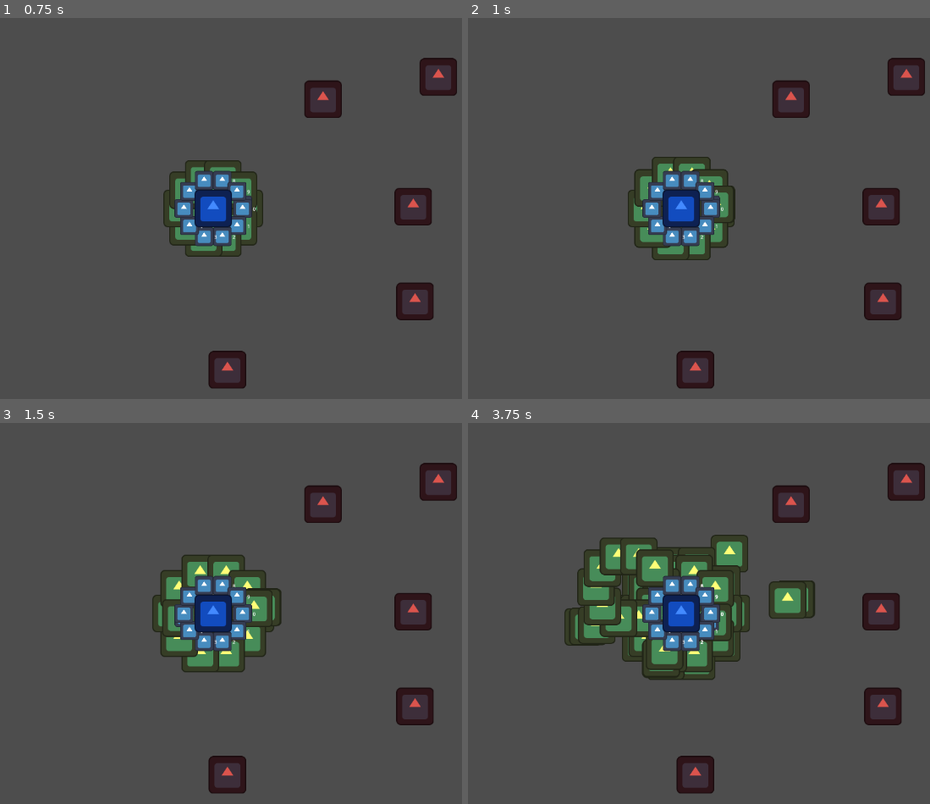
Above: before the commit, frames 1-4 (two rows, left to right).
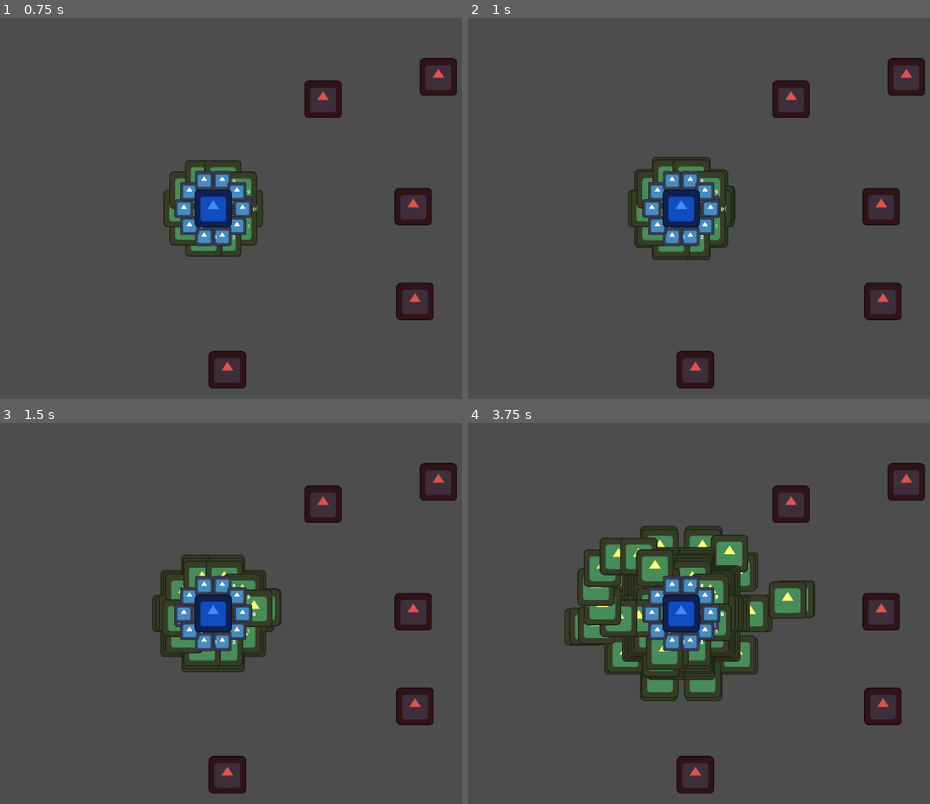
Above: after the commit, the same moments.

Repository: rodeyfeld/modular_abilities
Game: Godot game, scene res://world.tscn
Same seed, same stepped clock (60 frames per second), same inputs: the game is played once before the commit and once after it. The engine's default icon, where the game draws it, is replaced by a stand-in: a white triangle on a blue panel in a dark square.
Inputs (mouse positions are in pixels of both pictures, inside the frame that each line leads up to):
- Up to frame 1 (0.75 s): tap Enter (ui_accept) at 0.5 s; move the mouse to (360, 189) at 0.52 s; tap C (test1) at 0.6 s
- Up to frame 2 (1 s): tap Enter (ui_accept) at 0.77 s; tap V (test2) at 0.8 s
- Up to frame 3 (1.5 s): tap Enter (ui_accept) at 1.07 s; move the mouse to (78, 632) at 1.27 s; tap V (test2) at 1.35 s
- Up to frame 4 (3.75 s): tap Enter (ui_accept) at 1.52, 1.55, 1.82, 2.1, 3.02, 3.32 s; move the mouse to (749, 529) at 2.02 s; tap C (test1) at 2.3, 2.85 s; move the mouse to (648, 689) at 2.77 s; tap V (test2) at 3.05, 3.6 s; move the mouse to (883, 670) at 3.52 s

Frame 1 is identical in both runs. In frame 2, 0.6% of the frame differs, in the area x 35-57%, y 38-62%; in frame 3, 1.2%; in frame 4, 4.4%, in the area x 29-66%, y 26-74%.

Commit message:
thinker work

Diff:
--- a/ability/ability.gd
+++ b/ability/ability.gd
@@ -56,7 +56,7 @@
 	# Otherwise, proceed to events contained in ON_SPELL_START
 	else:
 		on_spell_start()
-	emit_signal("ability_executed")
+
 
 func perform_actions(event_type:DataDrivenAbilitySingleton.event_types):
 	# Takes an event_type enum. This is used to get the arrry of AbilityEventData
@@ -77,7 +77,7 @@
 		elif action.data.target_type == DataDrivenAbilitySingleton.target_type.NEAREST_ENEMY:
 			if len(target_unit.get_nearby_targets()) > 0:
 				action.execute_all(self, target_unit.get_nearby_targets()[0], target_unit.get_nearby_targets()[0].position)
-
+	emit_signal("ability_executed")
 # EVENT REGISTER: ON_SPELL_START
 func on_spell_start():
 	# Start the cooldown for this ability
--- a/ability/action/base_action.gd
+++ b/ability/action/base_action.gd
@@ -11,9 +11,11 @@
 
 func execute_all(_caster_ability:Ability, _target:Actor, _target_point:Vector2):
 	for num in range(self.data.attribute_fields.attribute_field_fire_data.num_execution):
+		print("exec_num: ", num)
 		action_execution_num_timer.start(self.data.attribute_fields.attribute_field_fire_data.time_between_execution)
 		self.execute(_caster_ability, _target, _target_point)
 		await action_execution_num_timer.timeout
+		print("hit timeout")
 
 func execute(_caster_ability:Ability, _target:Actor, _target_point:Vector2):
 	pass
--- a/ability/custom_abilities/fyreball.tres
+++ b/ability/custom_abilities/fyreball.tres
@@ -47,37 +47,6 @@
 repeat_event_num = 0
 time_between_event_repeat = 0
 
-[sub_resource type="Resource" id="Resource_gx1qh"]
-script = ExtResource("2_l1u32")
-attribute_field_fire_mode_type = 0
-angle_between_shots = 0.0
-time_between_execution = 0.0
-num_execution = 1.0
-num_to_fire_per_execution = 1.0
-timeout = 3.0
-
-[sub_resource type="Resource" id="Resource_in5v7"]
-script = ExtResource("2_meivv")
-amount = 0.0
-speed = 0.0
-attribute_field_fire_data = SubResource("Resource_gx1qh")
-
-[sub_resource type="Resource" id="Resource_teqa4"]
-script = ExtResource("3_3tvx4")
-attribute_fields = SubResource("Resource_in5v7")
-trigger_abilities = Array[ExtResource("1_s4i4v")]([ExtResource("5_u15cv")])
-action_type = 4
-target_type = 2
-to_be_removed = false
-
-[sub_resource type="Resource" id="Resource_gsgxm"]
-script = ExtResource("4_k5cua")
-event_type = 3
-actions = Array[ExtResource("3_3tvx4")]([SubResource("Resource_teqa4")])
-modifiers = Array[Resource("res://ability/ability_modifier_data.gd")]([])
-repeat_event_num = 0
-time_between_event_repeat = 0
-
 [sub_resource type="Resource" id="Resource_kyxyc"]
 script = ExtResource("2_l1u32")
 attribute_field_fire_mode_type = 0
@@ -112,4 +81,4 @@
 [resource]
 script = ExtResource("1_s4i4v")
 ability_data = SubResource("Resource_sgkju")
-ability_event_data = Array[ExtResource("4_k5cua")]([SubResource("Resource_36ivp"), SubResource("Resource_gsgxm"), SubResource("Resource_81oac")])
+ability_event_data = Array[ExtResource("4_k5cua")]([SubResource("Resource_36ivp"), SubResource("Resource_81oac")])
--- a/ability/custom_abilities/ice_nova.tres
+++ b/ability/custom_abilities/ice_nova.tres
@@ -15,12 +15,12 @@
 description = "several nodes in nova mode"
 cooldown = 0.0
 
-[sub_resource type="Resource" id="Resource_yntnj"]
+[sub_resource type="Resource" id="Resource_jj0hn"]
 script = ExtResource("2_hfcba")
 attribute_field_fire_mode_type = 1
 angle_between_shots = 0.0
-time_between_execution = 0.0
-num_execution = 1.0
+time_between_execution = 0.2
+num_execution = 3.0
 num_to_fire_per_execution = 10.0
 timeout = 3.0
 
@@ -28,14 +28,14 @@
 script = ExtResource("3_m6rab")
 amount = 0.0
 speed = 50.0
-attribute_field_fire_data = SubResource("Resource_yntnj")
+attribute_field_fire_data = SubResource("Resource_jj0hn")
 
 [sub_resource type="Resource" id="Resource_tkiwy"]
 script = ExtResource("3_3tvx4")
 attribute_fields = SubResource("Resource_wgylr")
 trigger_abilities = Array[ExtResource("1_s4i4v")]([])
 action_type = 3
-target_type = 1
+target_type = 3
 to_be_removed = false
 
 [sub_resource type="Resource" id="Resource_08edy"]
--- a/entity/actor/thinker/thinker.gd
+++ b/entity/actor/thinker/thinker.gd
@@ -15,4 +15,5 @@
 	ability_offensive_attach_point.global_position.y = distance * sin(angle) + self.position.y
 
 func on_work_complete():
+	print(self.title, self, " THINKER_DONE")
 	self.queue_free()
Not shown: 1 places in ability/custom_abilities/fyreball.tres that only renumber resources
